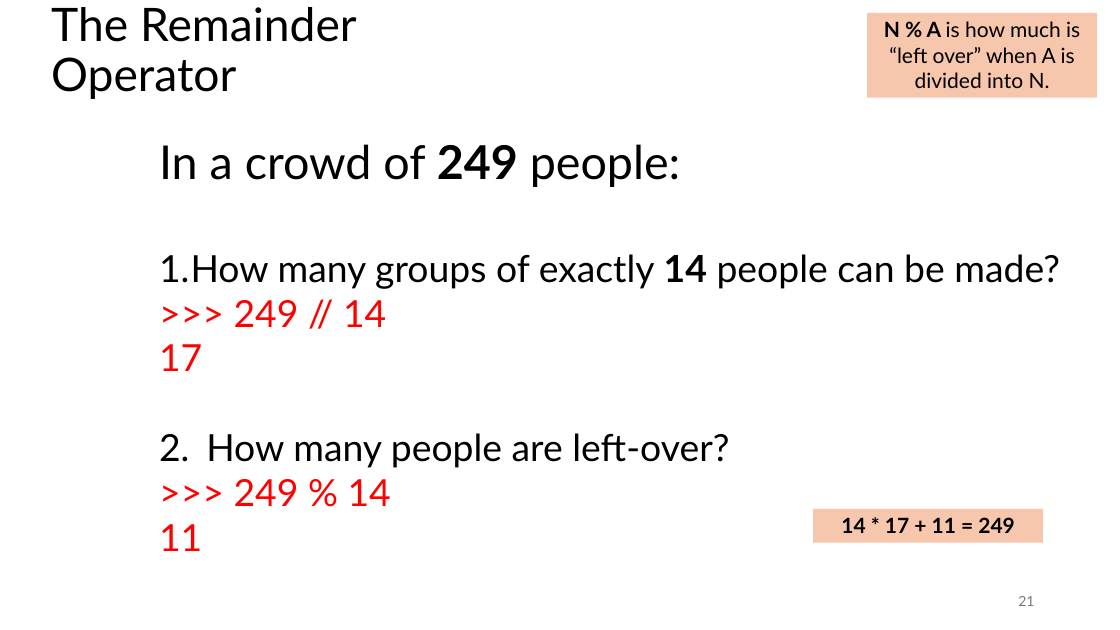
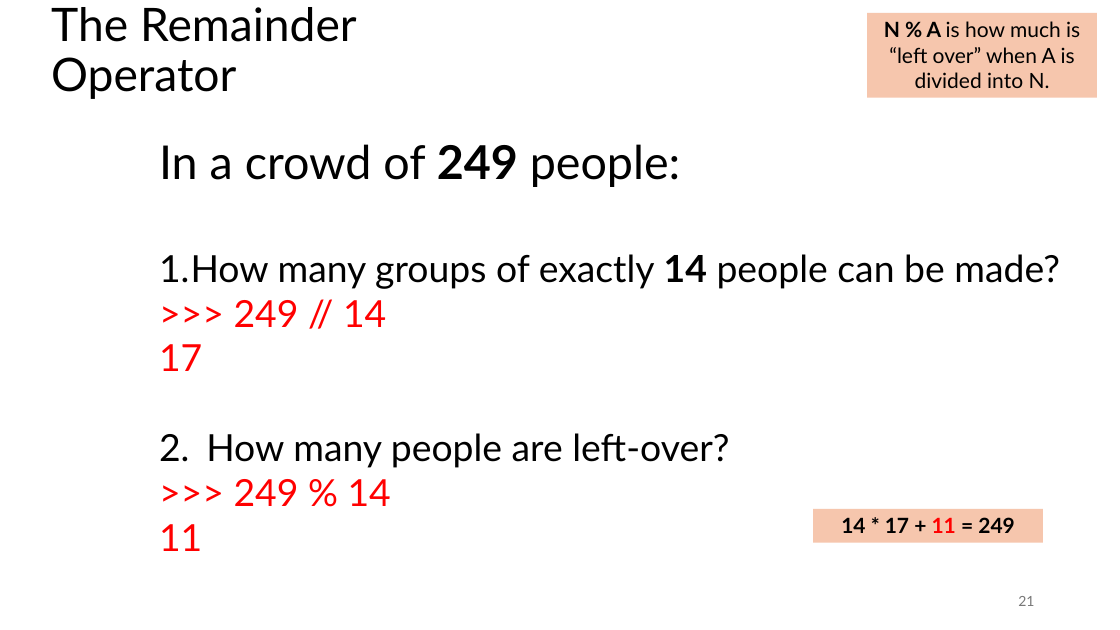
Before and after one commit to tjd1234/cmpt120spring2026, a slide deck: slide 21 of lecture_notes/chapter5/chapter5.pptx. Drawn at 1120x630 pixels with LibreOffice and Linux fonts; fonts in the diff are those of the drawing. Boxes give left, top, right and bottom in pixels: in the first picture for what was removed or moved away, otherwise in the second. Text is boxed around its words. In the diff, an @@ line names an element or a change of style, - is before the commit and + after.

```diff
--- a/lecture_notes/chapter5/chapter5.pptx
+++ b/lecture_notes/chapter5/chapter5.pptx
@@ rectangle "14 * 17 + 11 ..." at [813,509,1043,543]: text colour #000000 to #FF0000 in "11" @@
```
Also in this commit, not shown: 49 other files.
